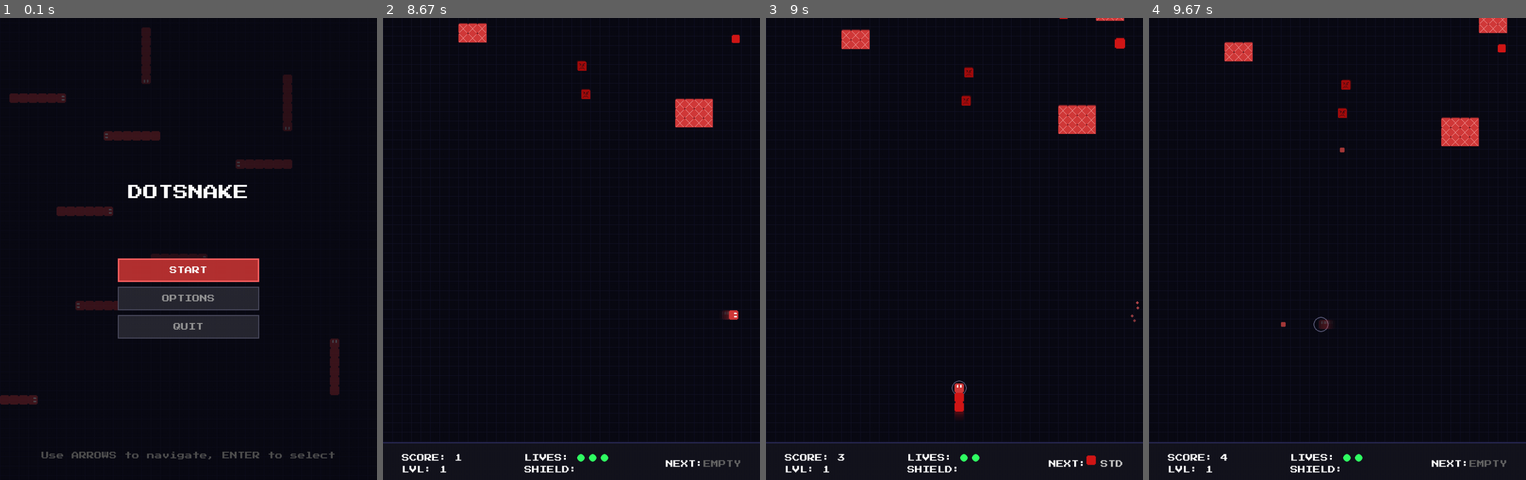
Above: before the commit, frames 1-4 (left to right).
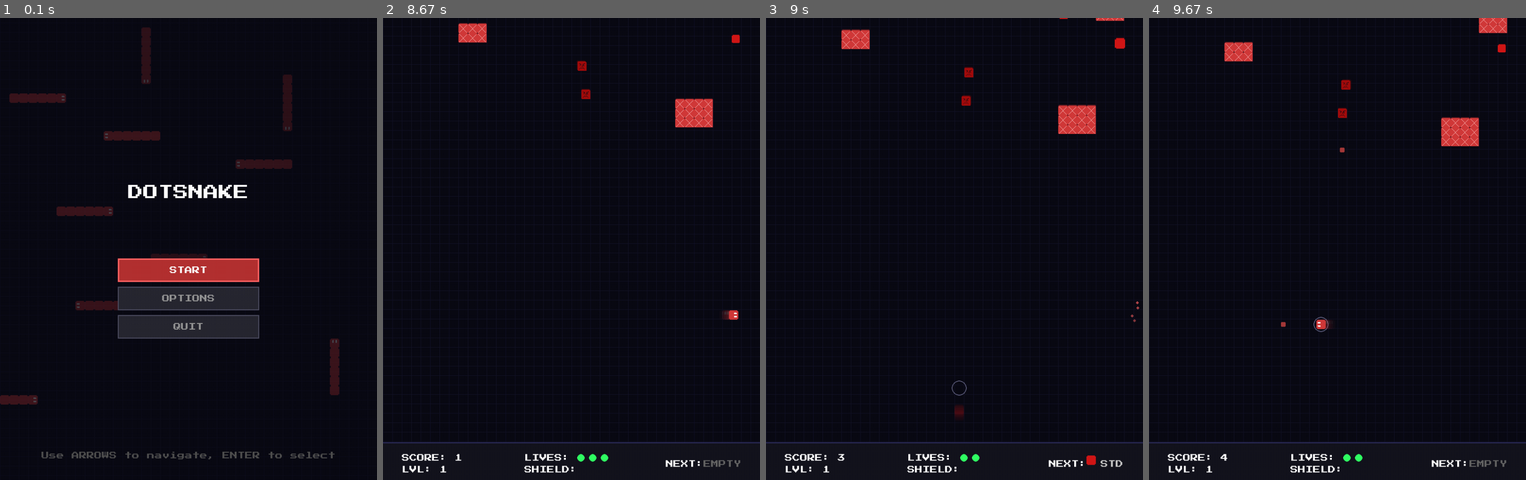
Above: after the commit, the same moments.

Repository: 12ayDEV/dotsnake_pygame
Game: pygame game, started from main.py
Same seed, same stepped clock (60 frames per second), same inputs: the game is played once before the commit and once after it.
Inputs:
- Up to frame 1 (0.1 s): no input
- Up to frame 2 (8.67 s): tap Enter at 0.33 s; hold Up 0.67-1.13 s; tap Space at 1.17, 1.57, 1.87, 2.07, 2.37, 2.63, 2.97, 3.27, 3.4, 3.8, 4.1, 4.47, 4.87, 5.17, 5.37, 5.67, 5.87, 6.2, 6.5, 6.7, 7, 7.27, 7.6, 7.9, 8.03, 8.43 s; hold Right 1.5-1.97 s; hold Left 2-2.53 s; hold Down 2.57-2.87 s; hold Left 2.9-3.3 s; hold Up 3.33-3.7 s; hold Right 3.73-4.37 s; hold Down 4.4-4.77 s; hold Left 4.8-5.27 s; hold Right 5.3-5.77 s; hold Up 5.8-6.1 s; hold Right 6.13-6.6 s; hold Left 6.63-7.17 s; hold Down 7.2-7.5 s; hold Left 7.53-7.93 s; hold Up 7.97-8.33 s; hold Right from 8.37 s (still down)
- Up to frame 3 (9 s): keep holding Right; tap Space at 8.73 s
- Up to frame 4 (9.67 s): release Right at 9 s; hold Down 9.03-9.4 s; tap Space at 9.1, 9.5 s; hold Left from 9.43 s (still down)

Frames 1-2 are identical in both runs. In frame 3, 0.2% of the frame differs, in the area x 50-53%, y 79-86%; in frame 4, less than 0.1%.

Commit message:
feat: Add initial README, web build optimization, and game logic updates.

Diff:
--- a/dotsnake.py
+++ b/dotsnake.py
@@ -657,6 +657,7 @@
 
         # Mechanics rows - left aligned from LEFT_COL
         mech_lines = [
+            ("DANGER:", "Touching screen borders = Death!", (255, 80, 80)),
             ("COMBO:", "Kill fast [(3s) to chain!]", (200, 200, 200)),
             ("BONUS:", "+20% Score per Stack", (255, 255, 0)),
             ("POINTS:", "Chaser 150, Follower 100, Wall 10", (200, 200, 255)),
@@ -1016,6 +1017,10 @@
         print(f"Nyawa tersisa: {self.lives}")
 
         if self.lives <= 0:
+            # Clear body so snake disappears and only explosion particles are visible
+            self.body = []
+            self.visual_body = []
+            self.trail = []
             return "GAME_OVER"
 
         # Respawn Logic
@@ -1034,13 +1039,12 @@
                 "prev_x": segment["rect"].x * GRID_SIZE,
                 "prev_y": segment["rect"].y * GRID_SIZE
             })
-
         self.dx = 0
         self.dy = -1
         self.set_speed()
 
-        # Set Respawn Timer (3 seconds invulnerability)
-        self.respawn_timer = pygame.time.get_ticks() + 3000
+        # Set Respawn Timer (2 seconds invulnerability)
+        self.respawn_timer = pygame.time.get_ticks() + 2000
 
     def draw(self, surface):
         # Calculate interpolation progress
@@ -1048,12 +1052,13 @@
         time_since_move = now - self.last_move_time
         t = min(1.0, time_since_move / self.move_delay) if self.move_delay > 0 else 1.0
 
-        is_invincible = now < self.respawn_timer
+        # Check invincibility using raw pygame time (matches respawn_timer set in hit())
+        is_invincible = pygame.time.get_ticks() < self.respawn_timer
         show_body = True
 
         if is_invincible:
-            # Blink effect: Hide body on odd intervals
-            if (now // 100) % 2 != 0:
+            # Blink effect: Hide body on odd intervals (use raw ticks for consistency)
+            if (pygame.time.get_ticks() // 100) % 2 != 0:
                 show_body = False
 
             # Draw Shield Aura (Always visible when invincible)
@@ -1824,6 +1829,13 @@
                     previous_game_state = "MENU"
                     game_state = "PAUSE_GUIDE"
                 elif action == "QUIT":
+                    # For web version, close the browser tab
+                    if sys.platform in ('emscripten', 'wasi'):
+                        try:
+                            import platform
+                            platform.window.close()
+                        except:
+                            pass
                     running = False
 
             elif game_state == "PAUSED":
--- a/run_web.py
+++ b/run_web.py
@@ -1,30 +1,17 @@
-import http.server
-import socketserver
-import os
-import mimetypes
+import subprocess
+import sys
 
-# FORCE correct MIME type for WASM
-mimetypes.init()
-mimetypes.add_type('application/wasm', '.wasm')
+# Use pygbag's built-in server which handles CDN routing correctly
+# The simple HTTP server doesn't route CDN requests properly
+print("Starting pygbag development server...")
+print("The game will open at http://localhost:8000")
+print("Press Ctrl+C to stop.\n")
 
-PORT = 8000
-DIRECTORY = "build/web"
-
-class Handler(http.server.SimpleHTTPRequestHandler):
-    def __init__(self, *args, **kwargs):
-        super().__init__(*args, directory=DIRECTORY, **kwargs)
-
-    def end_headers(self):
-        # Disable strict headers to allow CDN to function
-        # self.send_header("Cross-Origin-Opener-Policy", "same-origin")
-        # self.send_header("Cross-Origin-Embedder-Policy", "require-corp")
-        super().end_headers()
-
-print(f"Serving '{DIRECTORY}' at http://localhost:{PORT}")
-print("Press Ctrl+C to stop.")
-
-with socketserver.TCPServer(("", PORT), Handler) as httpd:
-    try:
-        httpd.serve_forever()
-    except KeyboardInterrupt:
-        print("\nServer stopped.")
+try:
+    # Run pygbag without --build flag to start its built-in dev server
+    subprocess.run([sys.executable, "-m", "pygbag", "main.py"], check=True)
+except subprocess.CalledProcessError as e:
+    print(f"Error running pygbag: {e}")
+    sys.exit(1)
+except KeyboardInterrupt:
+    print("\nServer stopped.")
Not shown, added: README.md
Not shown, changed: build/web/dotsnake_pygame.apk
